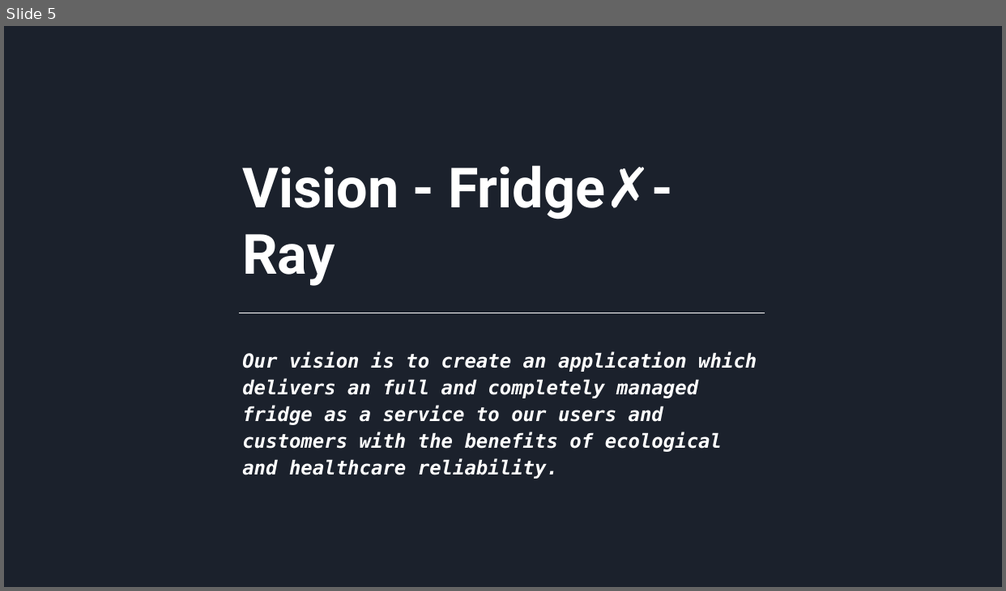
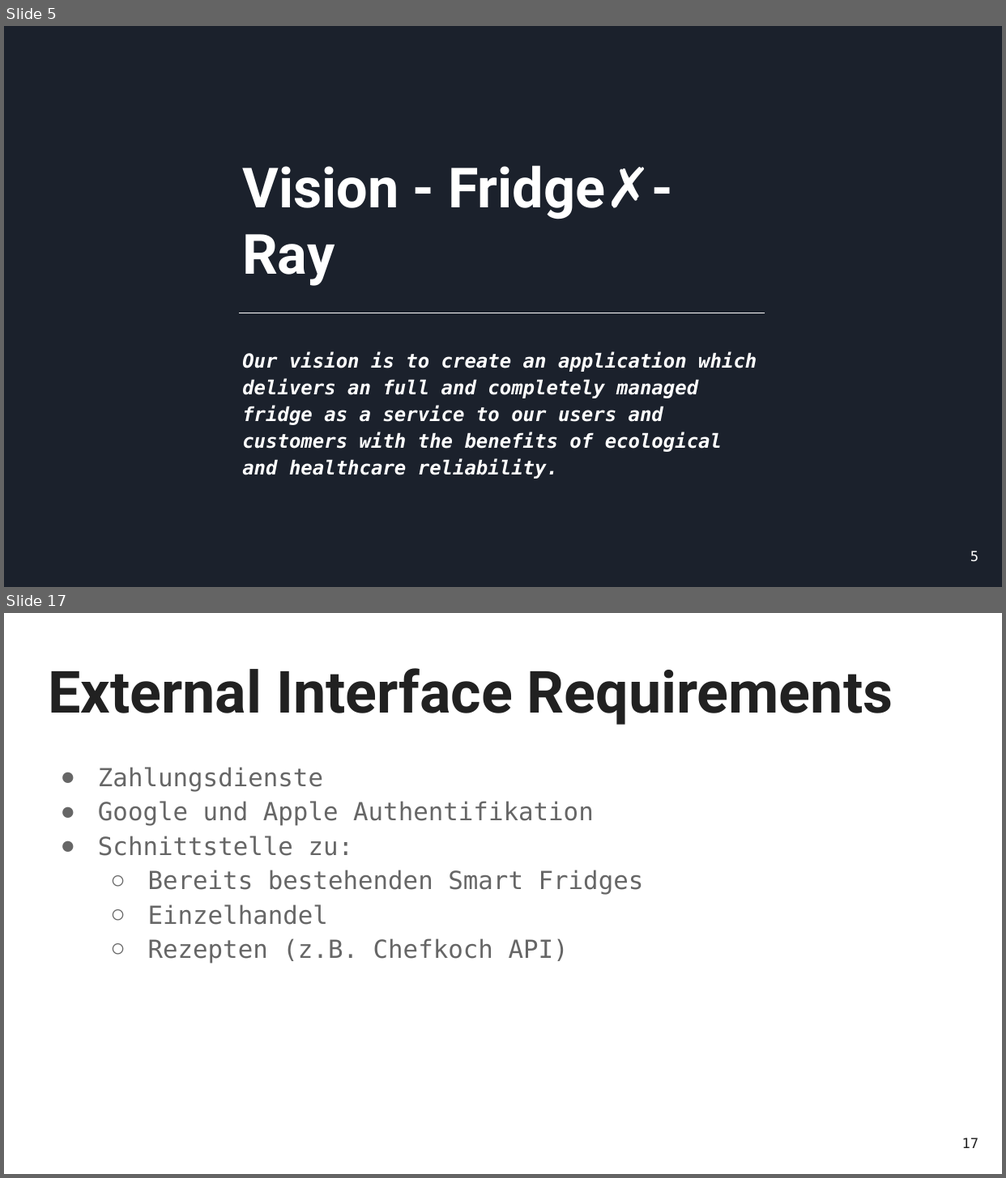
Before and after one commit to HeroPhil/DHBW-Fridge, a slide deck: presentation.pptx. Shown one above the other, each under a label of ours: slide 5 before the commit, slides 5 and 17 after it; the slides between them are not shown. The pictures are 1006x591 and 1006x1178 pixels, drawn with LibreOffice and Linux fonts; fonts in the diff are those of the drawing. Boxes give left, top, right and bottom in pixels: in the first picture for what was removed or moved away, otherwise in the second. Text is boxed around its words. In the diff, an @@ line names an element or a change of style, - is before the commit and + after.

```diff
--- a/presentation.pptx
+++ b/presentation.pptx
@@ slide 17 added at [4,613,1002,1174], background #FFFFFF @@
@@ title added at [48,668,893,725], 42 pt, text #212121, bold @@
+External Interface Requirements
@@ text added at [98,767,644,964], 18 pt, text #666666 @@
+● Zahlungsdienste
+● Google und Apple Authentifikation
+● Schnittstelle zu:
+  ○ Bereits bestehenden Smart Fridges
+  ○ Einzelhandel
+  ○ Rezepten (z.B. Chefkoch API)
@@ page number added at [962,1138,979,1148], 10 pt, text #212121 @@
+17
@@ slide 5 changed as well @@
@@ page number added at [970,551,978,562], 10 pt, text #FFFFFF @@
+5
```
Also in this commit, not shown: 6 other slides changed, 15 other slides added, 17 slides removed, 13 other files.
